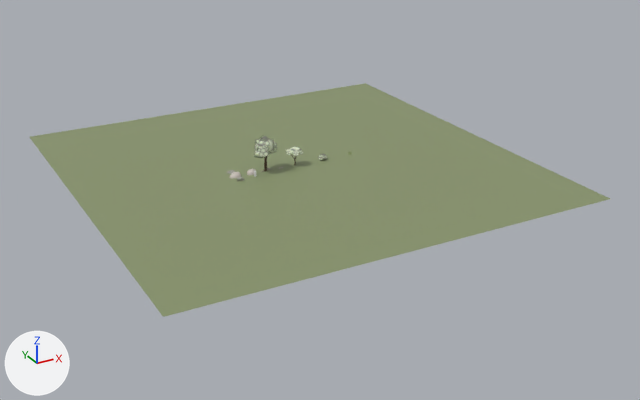
One commit to the Blender file blender/kit.blend: the scene before it, then after it.
Camera for both pictures: a camera (50 mm lens) standing at (-58.4, -137.8, 60.6) and looking at (14.4, -5.5, -5.5). Lighting does not change. The marker at lower left points along +X, +Y and +Z. The first picture is the older version.

Names of what the first picture shows: 'suelo_kit' and 6 more.
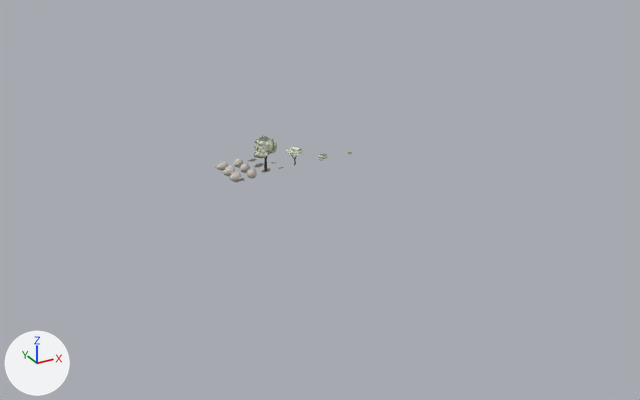
Pixel boxes (x1, y1, x2, y2) of what changed, in the pictures (640 x 400 px):
'suelo_kit', hidden (green): before (30, 83, 610, 317)
'gaviota_cuerpo', added: after (215, 161, 228, 171)
'paloma_cabeza', added: after (240, 163, 250, 173)
'paloma_cuerpo', added: after (223, 165, 235, 176)
'gaviota_cabeza', added: after (234, 159, 243, 168)

Edits to the bpy script that builds the scene:
```text
Add me_gaviota_cabeza:
    me_gaviota_cabeza.from_pydata(...)  # 30 vertices, 35 faces; spans x -0.98..1.0, y -0.8..0.8, z -0.78..0.86
    me_gaviota_cabeza.polygons.foreach_set('use_smooth', [True] * 35)
    me_gaviota_cabeza.materials.append(mat_ave_gris)  # light grey #cbc4bc
Add me_gaviota_cuerpo:
    me_gaviota_cuerpo.from_pydata(...)  # 42 vertices, 48 faces; spans x -1.45..1.1, y -0.73..0.73, z -0.81..0.81
    me_gaviota_cuerpo.polygons.foreach_set('use_smooth', [True] * 48)
    me_gaviota_cuerpo.materials.append(mat_ave_gris)  # light grey #cbc4bc
Add me_paloma_cabeza:
    me_paloma_cabeza.from_pydata(...)  # 30 vertices, 35 faces; spans x -0.95..1.0, y -0.84..0.84, z -0.8..0.97
    me_paloma_cabeza.polygons.foreach_set('use_smooth', [True] * 35)
    me_paloma_cabeza.materials.append(mat_ave_gris)  # light grey #cbc4bc
Add me_paloma_cuerpo:
    me_paloma_cuerpo.from_pydata(...)  # 42 vertices, 48 faces; spans x -1.3..1.06, y -0.89..0.89, z -0.9..1.0
    me_paloma_cuerpo.polygons.foreach_set('use_smooth', [True] * 48)
    me_paloma_cuerpo.materials.append(mat_ave_gris)  # light grey #cbc4bc
Change ob_suelo_kit:
    add ob_suelo_kit.hide_render = True
Add ob_gaviota_cabeza:
    ob_gaviota_cabeza = bpy.data.objects.new('gaviota_cabeza', me_gaviota_cabeza)
    ob_gaviota_cabeza.location = (3.2, 6.0, 0.0)
Add ob_gaviota_cuerpo:
    ob_gaviota_cuerpo = bpy.data.objects.new('gaviota_cuerpo', me_gaviota_cuerpo)
    ob_gaviota_cuerpo.location = (0.0, 6.0, 0.0)
Add ob_paloma_cabeza:
    ob_paloma_cabeza = bpy.data.objects.new('paloma_cabeza', me_paloma_cabeza)
    ob_paloma_cabeza.location = (3.2, 3.0, 0.0)
Add ob_paloma_cuerpo:
    ob_paloma_cuerpo = bpy.data.objects.new('paloma_cuerpo', me_paloma_cuerpo)
    ob_paloma_cuerpo.location = (0.0, 3.0, 0.0)
```
